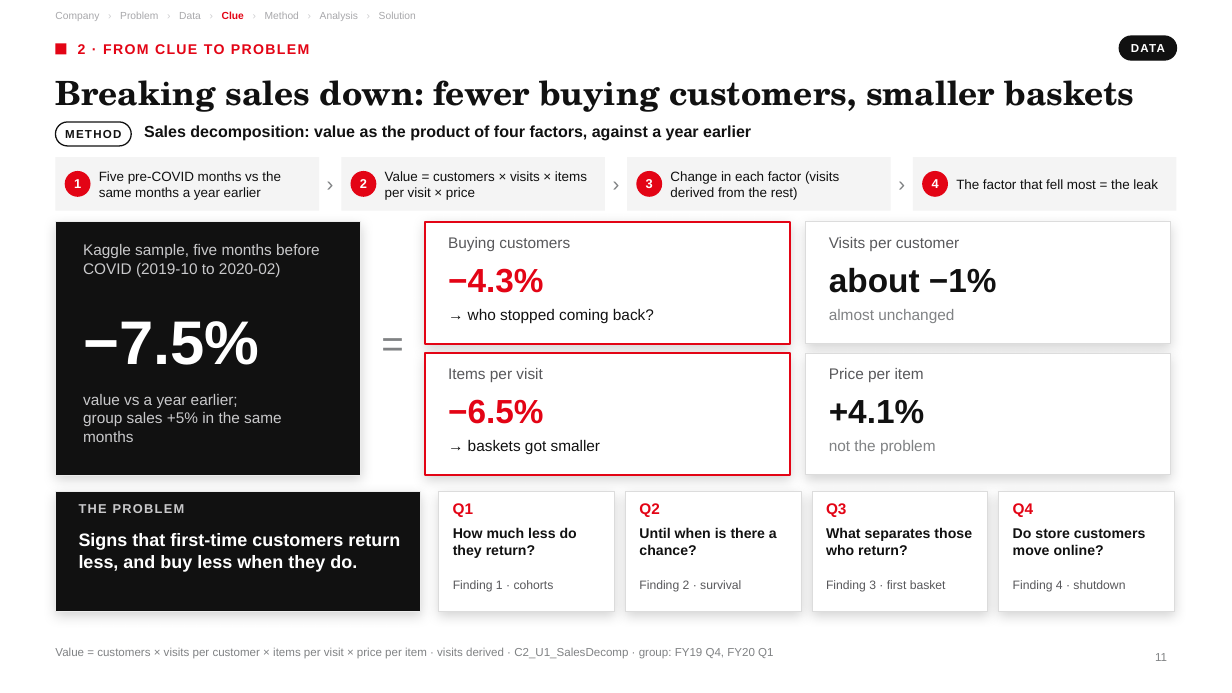
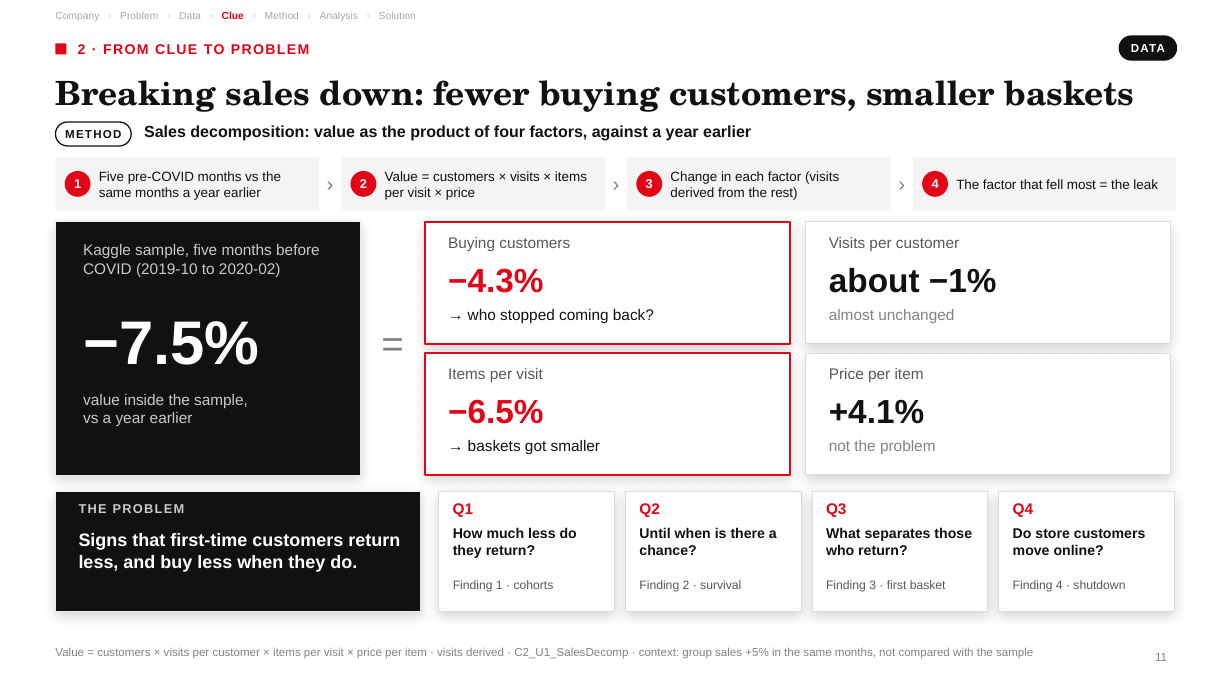
Before and after one commit to underthesun7213/social-data, a slide deck: slide 11 of presentation/hm_retention_deck_en.pptx. Drawn at 1232x693 pixels with LibreOffice and Linux fonts; fonts in the diff are those of the drawing. Boxes give left, top, right and bottom in pixels: in the first picture for what was removed or moved away, otherwise in the second. Text is boxed around its words. In the diff, an @@ line names an element or a change of style, - is before the commit and + after.

```diff
--- a/presentation/hm_retention_deck_en.pptx
+++ b/presentation/hm_retention_deck_en.pptx
@@ text at [83, 394, 248, 426]: text changed @@
-value vs a year earlier;
-group sales +5% in the same months
+value inside the sample,
+vs a year earlier
@@ text at [55, 647, 1033, 659]: text changed @@
-Value = customers × visits per customer × items per visit × price per item · visits derived · C2_U1_SalesDecomp · group: FY19 Q4, FY20 Q1
+Value = customers × visits per customer × items per visit × price per item · visits derived · C2_U1_SalesDecomp · context: group sales +5% in the same months, not compared with the sample
```
Also in this commit, not shown: 4 other slides changed, 1 slide removed, 6 other files.
